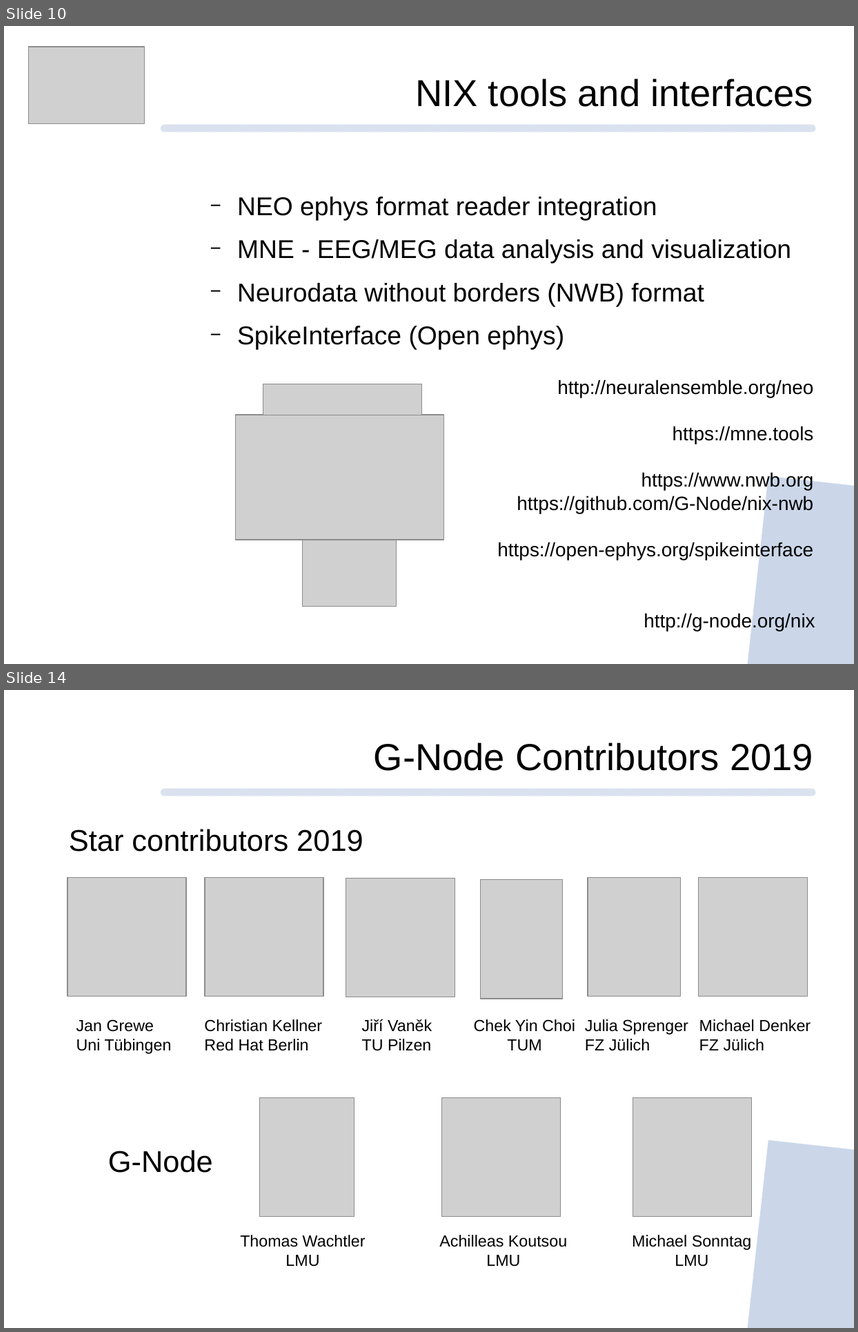
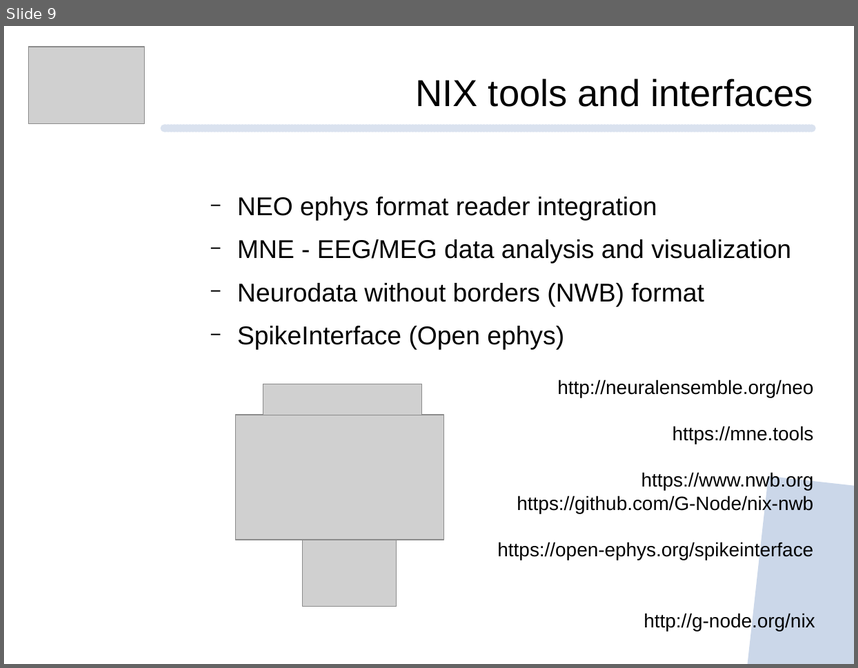
Before and after one commit to mpsonntag/prespost, a slide deck: 202009_BCCN_online/202009_BCCN_Online_conference.odp. Shown one above the other, each under a label of ours: slides 10 and 14 before the commit, slide 9 after it; the slides between them are not shown. The pictures are 858x1332 and 858x668 pixels, drawn with LibreOffice and Linux fonts; fonts in the diff are those of the drawing; grey boxes stand for pictures; background and template pictures are left out. Boxes give left, top, right and bottom in pixels: in the first picture for what was removed or moved away, otherwise in the second. Text is boxed around its words. In the diff, an @@ line names an element or a change of style, - is before the commit and + after.

```diff
--- a/202009_BCCN_online/202009_BCCN_Online_conference.odp
+++ b/202009_BCCN_online/202009_BCCN_Online_conference.odp
@@ slide 14 removed at (4,690,854,1328), background #FFFFFF; not listed: 2 template elements that a slide beside it also shows @@
@@ text removed at (374,742,813,771) @@
-G-Node Contributors 2019
@@ text removed at (69,829,363,851) @@
-Star contributors 2019
@@ picture removed at (67,878,186,996) @@
@@ picture removed at (205,878,323,996) @@
@@ picture removed at (346,878,455,997) @@
@@ picture removed at (481,880,564,998) @@
@@ picture removed at (588,878,680,996) @@
@@ picture removed at (699,878,808,996) @@
@@ text removed at (76,1019,172,1054) @@
-Jan Grewe
-Uni Tübingen
@@ text removed at (204,1019,322,1051) @@
-Christian Kellner
-Red Hat Berlin
@@ text removed at (362,1019,432,1051) @@
-Jiří Vaněk
-TU Pilzen
@@ text removed at (474,1019,575,1051) @@
-Chek Yin Choi
-TUM
@@ text removed at (585,1019,688,1051) @@
-Julia Sprenger
-FZ Jülich
@@ text removed at (700,1019,811,1051) @@
-Michael Denker
-FZ Jülich
@@ picture removed at (259,1097,355,1216) @@
@@ picture removed at (442,1097,561,1216) @@
@@ picture removed at (633,1098,751,1217) @@
@@ text removed at (108,1150,213,1172) @@
-G-Node
@@ text removed at (240,1234,366,1266) @@
-Thomas Wachtler
-LMU
@@ text removed at (439,1234,567,1266) @@
-Achilleas Koutsou
-LMU
@@ text removed at (632,1234,752,1266) @@
-Michael Sonntag
-LMU
@@ what was slide 10 is now slide 9 @@
```
Also in this commit, not shown: 10 slides changed, 1 slide added, 2 other slides removed.
